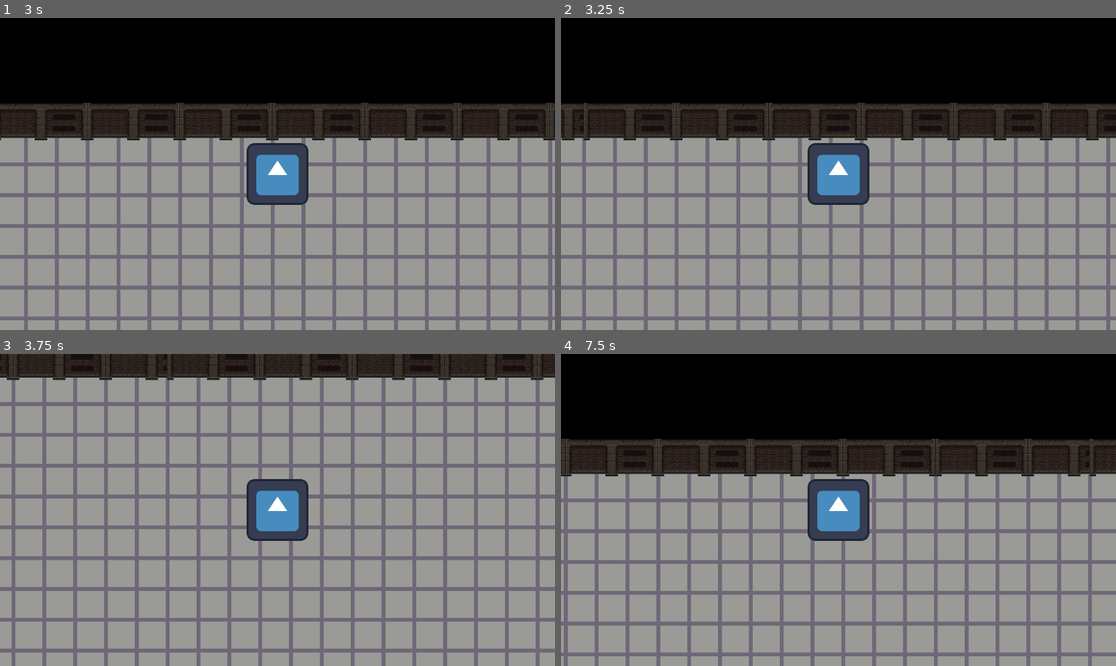
Above: before the commit, frames 1-4 (two rows, left to right).
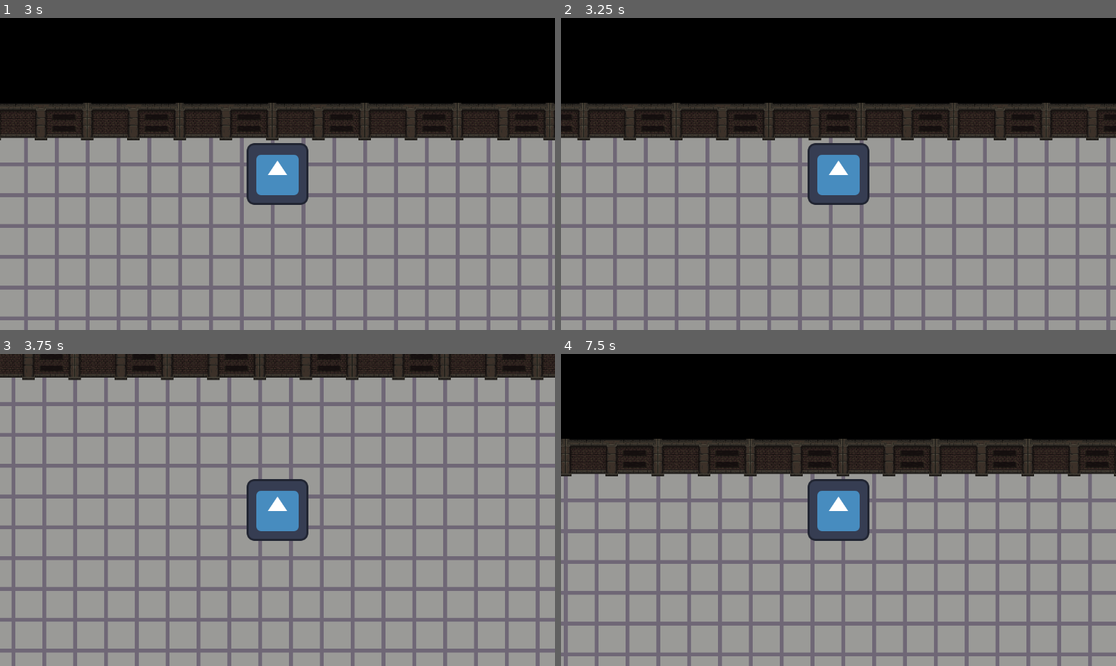
Above: after the commit, the same moments.

Repository: arko-poet/godot-games
Game: Godot game, scene res://sauce/main.tscn
Same seed, same stepped clock (60 frames per second), same inputs: the game is played once before the commit and once after it. The engine's default icon, where the game draws it, is replaced by a stand-in: a white triangle on a blue panel in a dark square.
Inputs:
- Up to frame 1 (3 s): tap Enter at 0.5 s; hold W (move_up) 0.53-2.03 s; hold A (move_left) from 2.03 s (still down)
- Up to frame 2 (3.25 s): keep holding A (move_left)
- Up to frame 3 (3.75 s): release A (move_left) at 3.53 s; hold S (move_down) from 3.53 s (still down)
- Up to frame 4 (7.5 s): release S (move_down) at 4.28 s; hold D (move_right) 4.28-5.03 s; hold W (move_up) 5.03-5.78 s; hold D (move_right) from 5.78 s (still down)

Frame 1 is identical in both runs. In frame 2, 0.2% of the frame differs, in the area x 0-5%, y 27-40%; in frame 3, 0.7%, in the area x 0-31%, y 0-9%; in frame 4, 0.1%.

Commit message:
fix(survivors): overlapping world tiles

Diff:
--- a/survivors/sauce/world.tscn
+++ b/survivors/sauce/world.tscn
@@ -8,11 +8,11 @@
 script = ExtResource("1_6qj8k")
 
 [node name="Chunk" parent="." unique_id=1334374625 instance=ExtResource("1_k1pjg")]
-position = Vector2(-3200, 0)
+position = Vector2(-3456, 0)
 
 [node name="Chunk2" parent="." unique_id=1321329296 instance=ExtResource("1_k1pjg")]
 
 [node name="Chunk3" parent="." unique_id=1932232924 instance=ExtResource("1_k1pjg")]
-position = Vector2(3200, 0)
+position = Vector2(3456, 0)
 
 [node name="Player" parent="." unique_id=112692872 instance=ExtResource("1_w151q")]
